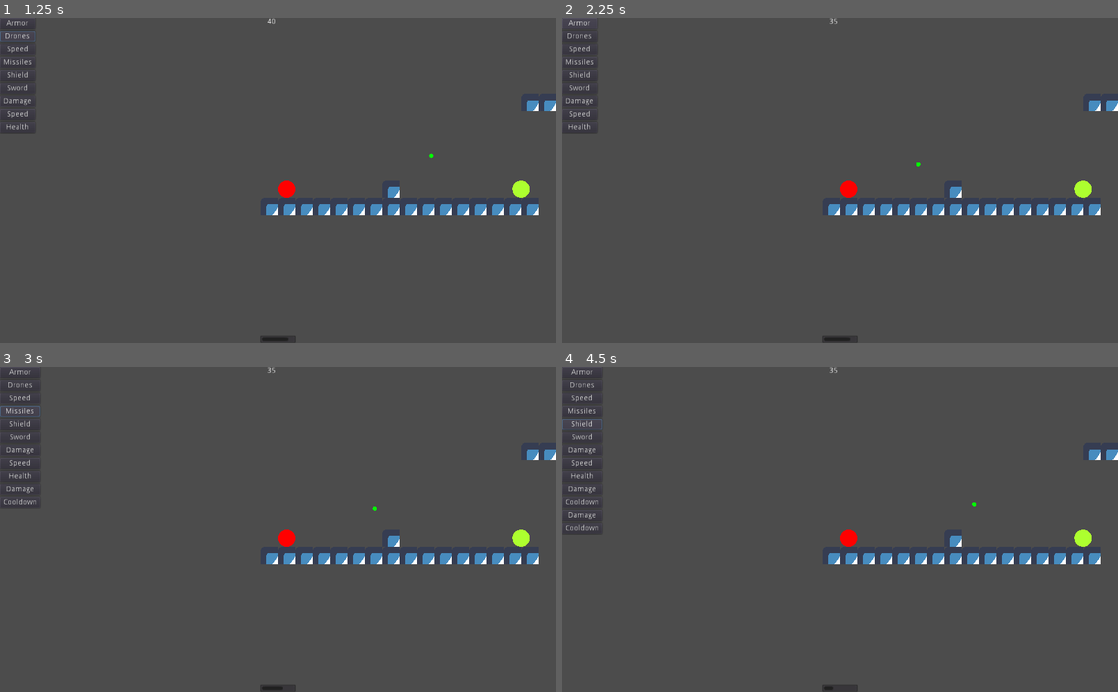
Above: before the commit, frames 1-4 (two rows, left to right).
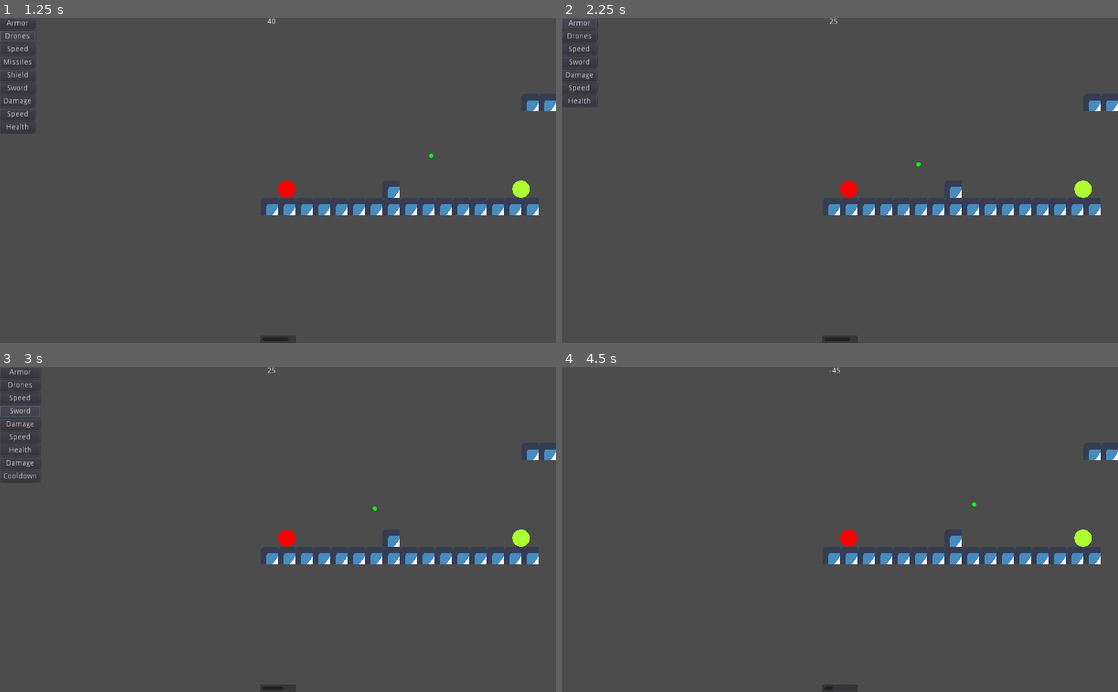
Above: after the commit, the same moments.

Repository: the-alex-g/Gears
Game: Godot game, scene res://Main/Main.tscn
Two runs of this game, one before a commit and one after it. Both use one fixed random seed, a clock stepped at 60 frames per second and the inputs below. The engine's default icon, where the game draws it, is replaced by a stand-in: a white triangle on a blue panel in a dark square.
Inputs (mouse positions are in pixels of both pictures, inside the frame that each line leads up to):
- Up to frame 1 (1.25 s): click "Drones" at 0.5 s
- Up to frame 2 (2.25 s): click "Speed" at 1.25 s; click "Armor" at 2 s
- Up to frame 3 (3 s): click (16, 412) at 2.75 s, where only the run before the commit has a clickable "Missiles"
- Up to frame 4 (4.5 s): click "Sword" at 3.5 s; click (584, 425) at 4.25 s, where only the run before the commit has a clickable "Shield"

Frame 1 is identical in both runs. In frame 2, 0.3% of the frame differs, in the area x 0-49%, y 0-36%; in frame 3, 0.3%; in frame 4, 0.6%, in the area x 0-50%, y 0-52%.

Commit message:
Add basic drone

Diff:
--- a/project/Enemy/Enemy.gd
+++ b/project/Enemy/Enemy.gd
@@ -21,6 +21,10 @@
 
 
 func _physics_process(_delta:float)->void:
+	# deploy drones
+	if _drones.equipped and _drones_deployed < MAX_DRONES and _can_deploy_drone:
+		_deploy_drone()
+
 	# get left/right movement
 	var horizontal = _direction * _speed
 
@@ -35,10 +39,6 @@
 	var movement = Vector2(horizontal, _current_vertical_speed)
 	# warning-ignore:return_value_discarded
 	move_and_slide(movement, Vector2.UP)
-
-	# change direction if necessary
-	if (is_on_wall() and (_target == null or not _is_target_reachable)) or not _turn_detector.is_colliding():
-		_direction *= -1
 
 	# AI function
 	if _target != null:
@@ -59,6 +59,10 @@
 
 		# update line-of-sight
 		_update_target_reachable()
+
+	# change direction if necessary
+	if (is_on_wall() and (_target == null or not _is_target_reachable)) or not _turn_detector.is_colliding():
+		_direction *= -1
 
 
 func generate(level := 1)->void:
@@ -132,6 +136,8 @@
 
 
 func _on_PlayerDetectionArea_body_entered(body:PhysicsBody2D)->void:
+	if body is Drone:
+		print("target drone")
 	_target = body
 
 
@@ -140,9 +146,10 @@
 	_is_target_reachable = false
 
 
-func _on_AttackArea_body_entered(_body:PhysicsBody2D)->void:
+func _on_AttackArea_body_entered(body:PhysicsBody2D)->void:
 	_is_target_in_range = true
-	_start_melee_cooldown()
+	if body is Player:
+		_start_melee_cooldown()
 
 
 func _on_AttackArea_body_exited(_body:PhysicsBody2D)->void:
--- a/project/Enemy/Enemy.tscn
+++ b/project/Enemy/Enemy.tscn
@@ -35,7 +35,7 @@
 unique_name_in_owner = true
 position = Vector2( 16, -16 )
 collision_layer = 0
-collision_mask = 2
+collision_mask = 18
 monitorable = false
 
 [node name="CollisionPolygon2D" type="CollisionShape2D" parent="Sprite/AttackArea"]
@@ -48,17 +48,17 @@
 
 [node name="PlayerDetectionArea" type="Area2D" parent="."]
 collision_layer = 0
-collision_mask = 2
+collision_mask = 18
 
 [node name="CollisionShape2D" type="CollisionShape2D" parent="PlayerDetectionArea"]
 position = Vector2( 16, 0 )
 shape = SubResource( 3 )
 
 [node name="MeleeCooldownTimer" type="Timer" parent="."]
-unique_name_in_owner = true
 
 [node name="RangedCooldownTimer" type="Timer" parent="."]
-unique_name_in_owner = true
+
+[node name="DroneDeployTimer" type="Timer" parent="."]
 
 [connection signal="body_entered" from="Sprite/AttackArea" to="." method="_on_AttackArea_body_entered"]
 [connection signal="body_exited" from="Sprite/AttackArea" to="." method="_on_AttackArea_body_exited"]
--- a/project/Main/HUD/UpgradeList.gd
+++ b/project/Main/HUD/UpgradeList.gd
@@ -41,7 +41,7 @@
 
 func _on_MovementUpgradeButton_pressed()->void:
 	_upgrades[Upgrades.MOVEMENT] += 1
-	emit_signal("upgrade_system", "movement", _upgrades[Upgrades.MOVEMENT] * UPGRADE_STEP)
+	emit_signal("upgrade_system", "movement", _upgrades[Upgrades.MOVEMENT] * UPGRADE_STEP, 0)
 
 
 func _on_RangedUpgradeButton_pressed()->void:
--- a/project/Player/Player.gd
+++ b/project/Player/Player.gd
@@ -1,3 +1,4 @@
+class_name Player
 extends Robot
 
 signal update_hud(parameter_name, new_value, new_max)
@@ -35,6 +36,10 @@
 		_melee_attack()
 	if Input.is_action_just_pressed("ranged") and _ranged.equipped and _can_attack_ranged:
 		_ranged_attack()
+
+	# drones
+	if Input.is_action_just_pressed("deploy_drones") and _drones.equipped and _can_deploy_drone and _drones_deployed < MAX_DRONES:
+		_deploy_drone()
 
 
 # custom hit function is needed to update the HUD after taking damage
--- a/project/Player/Player.tscn
+++ b/project/Player/Player.tscn
@@ -41,7 +41,7 @@
 position = Vector2( -12, -11 )
 
 [node name="MeleeCooldownTimer" type="Timer" parent="."]
-unique_name_in_owner = true
 
 [node name="RangedCooldownTimer" type="Timer" parent="."]
-unique_name_in_owner = true
+
+[node name="DroneDeployTimer" type="Timer" parent="."]
--- a/project/Robot/Ammo.tscn
+++ b/project/Robot/Ammo/Ammo.tscn
@@ -1,6 +1,6 @@
 [gd_scene load_steps=3 format=2]
 
-[ext_resource path="res://Robot/Ammo.gd" type="Script" id=1]
+[ext_resource path="res://Robot/Ammo/Ammo.gd" type="Script" id=1]
 
 [sub_resource type="CircleShape2D" id=1]
 radius = 4.0
--- /dev/null
+++ b/project/Robot/Drone/Drone.gd
@@ -0,0 +1,156 @@
+class_name Drone
+extends FallingObject
+
+signal destroyed
+
+const COOLDOWN_TIME := 1
+const MAX_DISTANCE_FROM_OWNER := 50
+const TERMINATION_DISTANCE := 400
+
+var good : bool setget _set_good
+var drone_owner : KinematicBody2D
+var damage : int
+var health : int
+var speed := 200
+var direction := 1
+var _is_target_in_range := false
+var _is_target_reachable := false
+var _target : KinematicBody2D setget _set_target
+var _can_attack := true
+
+onready var _attack_area = $"%AttackArea" as Area2D
+onready var _detection_area = $"%DetectionArea" as Area2D
+onready var _sprite = $"%Sprite" as Sprite
+onready var _turn_detector = $"%TurnDetector" as RayCast2D
+onready var _cooldown_timer = $CooldownTimer as Timer
+
+
+func _physics_process(_delta:float)->void:
+	if not drone_owner:
+		return
+	# move
+	var horizontal := speed * direction
+	var movement := Vector2(horizontal, _current_vertical_speed)
+	# warning-ignore:return_value_discarded
+	move_and_slide(movement, Vector2.UP)
+
+	if _target and _is_target_reachable:
+		# go towards target and attack
+		# warning-ignore:narrowing_conversion
+		direction = sign(_target.global_position.x - global_position.x)
+
+		if _is_target_in_range and _can_attack:
+			_attack()
+
+	else: # no reachable target
+		# stay near owner
+		var distance_from_owner := abs(global_position.x - drone_owner.global_position.x)
+		if distance_from_owner > MAX_DISTANCE_FROM_OWNER:
+			if sign(global_position.x - drone_owner.global_position.x) < 0:
+				direction = 1
+			else:
+				direction = -1
+
+		# if can't get to owner, explode
+		if distance_from_owner > TERMINATION_DISTANCE:
+			hit(health)
+
+	# change direction if necessary
+	if is_on_wall() and (_target == null or not _is_target_reachable):
+		direction *= -1
+	if not _turn_detector.is_colliding():
+		direction *= -1
+
+	# make sprite face proper direction
+	_sprite.scale.x = direction
+
+	if _target != null:
+		_update_target_reachable()
+
+
+func _attack()->void:
+	for body in _attack_area.get_overlapping_bodies():
+		if body.has_method("hit"):
+			body.hit(damage)
+	_start_attack_cooldown()
+
+
+func _start_attack_cooldown()->void:
+	_can_attack = false
+	_cooldown_timer.start(COOLDOWN_TIME)
+	yield(_cooldown_timer, "timeout")
+	_can_attack = true
+
+
+func _update_target_reachable()->void:
+	if _target == null:
+		return
+	var intersection := get_world_2d().direct_space_state.intersect_ray(_sprite.global_position, _target.get_global_position(), [self])
+	if intersection.size() > 0:
+		_is_target_reachable = intersection.collider == _target
+	else:
+		_is_target_reachable = false
+
+
+func hit(damage_dealt:int, send_signal:bool = true)->void:
+	health -= damage_dealt
+	if health <= 0:
+		if send_signal:
+			emit_signal("destroyed")
+		queue_free()
+
+
+func _on_AttackArea_body_entered(_body:PhysicsBody2D)->void:
+	_is_target_in_range = true
+
+
+func _on_AttackArea_body_exited(_body:PhysicsBody2D)->void:
+	_is_target_in_range = false
+
+
+func _on_DetectionArea_body_entered(body:PhysicsBody2D)->void:
+	if _target == null:
+		_set_target(body)
+
+
+func _on_DetectionArea_body_exited(_body:PhysicsBody2D)->void:
+	_set_target(null)
+
+
+func _on_owner_destroyed()->void:
+	hit(health, false)
+
+
+func _on_target_destroyed()->void:
+	_set_target(null)
+
+
+func _set_good(value:bool)->void:
+	good = value
+	# set collision masks to detect appropriate targets
+	if good:
+		_attack_area.set_collision_mask_bit(2, true)
+		_detection_area.set_collision_mask_bit(2, true)
+		set_collision_layer_bit(1, true)
+	else:
+		_attack_area.set_collision_mask_bit(1, true)
+		_detection_area.set_collision_mask_bit(1, true)
+		set_collision_layer_bit(2, true)
+
+
+func _set_target(value:KinematicBody2D)->void:
+	if value == null:
+		_is_target_reachable = false
+#		if good:
+#			var detectable_bodies = _detection_area.get_overlapping_bodies() as Array
+#			if detectable_bodies.size() > 0:
+#				_target = detectable_bodies[randi() % detectable_bodies.size()]
+	else:
+		# warning-ignore:return_value_discarded
+		if not value.is_connected("destroyed", self, "_on_target_destroyed"):
+			value.connect("destroyed", self, "_on_target_destroyed", [], CONNECT_ONESHOT)
+	_target = value
+
+
+func _draw()->void:
+	draw_circle(_sprite.position, 8, Color.yellow)
--- /dev/null
+++ b/project/Robot/Drone/Drone.tscn
@@ -0,0 +1,56 @@
+[gd_scene load_steps=5 format=2]
+
+[ext_resource path="res://Robot/Drone/Drone.gd" type="Script" id=1]
+
+[sub_resource type="CircleShape2D" id=1]
+radius = 8.0
+
+[sub_resource type="RectangleShape2D" id=2]
+extents = Vector2( 8, 8 )
+
+[sub_resource type="RectangleShape2D" id=3]
+extents = Vector2( 144, 16 )
+
+[node name="Drone" type="KinematicBody2D"]
+collision_layer = 16
+script = ExtResource( 1 )
+
+[node name="CollisionShape2D" type="CollisionShape2D" parent="."]
+position = Vector2( 16, 24 )
+shape = SubResource( 1 )
+
+[node name="Sprite" type="Sprite" parent="."]
+unique_name_in_owner = true
+position = Vector2( 16, 24 )
+
+[node name="AttackArea" type="Area2D" parent="Sprite"]
+unique_name_in_owner = true
+collision_layer = 0
+collision_mask = 0
+monitorable = false
+
+[node name="CollisionPolygon2D" type="CollisionShape2D" parent="Sprite/AttackArea"]
+position = Vector2( 16, 0 )
+shape = SubResource( 2 )
+
+[node name="TurnDetector" type="RayCast2D" parent="Sprite"]
+unique_name_in_owner = true
+position = Vector2( 9, 8 )
+enabled = true
+cast_to = Vector2( 0, 10 )
+
+[node name="CooldownTimer" type="Timer" parent="."]
+
+[node name="DetectionArea" type="Area2D" parent="."]
+unique_name_in_owner = true
+collision_layer = 0
+collision_mask = 0
+
+[node name="CollisionShape2D" type="CollisionShape2D" parent="DetectionArea"]
+position = Vector2( 16, 16 )
+shape = SubResource( 3 )
+
+[connection signal="body_entered" from="Sprite/AttackArea" to="." method="_on_AttackArea_body_entered"]
+[connection signal="body_exited" from="Sprite/AttackArea" to="." method="_on_AttackArea_body_exited"]
+[connection signal="body_entered" from="DetectionArea" to="." method="_on_DetectionArea_body_entered"]
+[connection signal="body_exited" from="DetectionArea" to="." method="_on_DetectionArea_body_exited"]
--- a/project/Robot/Robot.gd
+++ b/project/Robot/Robot.gd
@@ -1,12 +1,16 @@
 class_name Robot
 extends FallingObject
+
+signal destroyed
 
 enum WeaponPaths {DAMAGE, COOLDOWN}
 enum DronePaths {DAMAGE, SPEED, HEALTH}
 
 const RANGED_COOLDOWN_TIME := 1.0
 const MELEE_COOLDOWN_TIME := 1.0
+const DRONE_COOLDOWN_TIME := 1.0
 const COOLDOWN_STEP := 0.2
+const MAX_DRONES := 4
 
 export var is_player := false
 
@@ -20,10 +24,13 @@
 var _direction := 1
 var _can_attack_melee := true
 var _can_attack_ranged := true
+var _drones_deployed := 0
+var _can_deploy_drone := true
 
 onready var _firing_point = $"%FiringPoint" as Position2D
-onready var _melee_cooldown_timer = $"%MeleeCooldownTimer" as Timer
-onready var _ranged_cooldown_timer = $"%RangedCooldownTimer" as Timer
+onready var _melee_cooldown_timer = $MeleeCooldownTimer as Timer
+onready var _ranged_cooldown_timer = $RangedCooldownTimer as Timer
+onready var _drone_deploy_timer = $DroneDeployTimer as Timer
 onready var _melee_hit_area = $"%AttackArea" as Area2D
 onready var _sprite = $"%Sprite" as Sprite
 
@@ -36,6 +43,32 @@
 		_sprite.scale.x = 1
 
 
+func _deploy_drone()->void:
+	var drone = preload("res://Robot/Drone/Drone.tscn").instance() as Drone
+	_drones_deployed += 1
+	get_parent().add_child(drone)
+	_can_deploy_drone = false
+	# wait until drone is ready to set all its values
+	drone.drone_owner = self
+	drone.damage = _drones.get_strength(DronePaths.DAMAGE)
+	drone.health = _drones.get_strength(DronePaths.HEALTH)
+	drone.speed += _drones.get_strength(DronePaths.SPEED)
+	drone.position = global_position
+	#yield(drone, "ready")
+	drone.good = is_player
+	drone.connect("destroyed", self, "_on_drone_destroyed", [], CONNECT_ONESHOT)
+	# warning-ignore:return_value_discarded
+	connect("destroyed", drone, "_on_owner_destroyed", [], CONNECT_ONESHOT)
+	# start cooldown timer
+	_drone_deploy_timer.start(DRONE_COOLDOWN_TIME)
+	yield(_drone_deploy_timer, "timeout")
+	_can_deploy_drone = true
+
+
+func _on_drone_destroyed()->void:
+	_drones_deployed -= 1
+
+
 func _melee_attack()->void:
 	for body in _melee_hit_area.get_overlapping_bodies():
 		if body.has_method("hit"):
@@ -44,7 +77,7 @@
 
 
 func _ranged_attack()->void:
-	var ammo = preload("res://Robot/Ammo.tscn").instance() as KinematicBody2D
+	var ammo = preload("res://Robot/Ammo/Ammo.tscn").instance() as KinematicBody2D
 	ammo.direction.x *= _direction
 	ammo.position = _firing_point.global_position
 	ammo.good = is_player
@@ -69,9 +102,15 @@
 
 func hit(damage_dealt:int)->void:
 	if _shield.equipped:
+# warning-ignore:integer_division
 		damage_dealt = max(damage_dealt / _shield.get_strength(), 1)
 	_health -= damage_dealt
 	if _health <= 0:
 		_health = 0
+		emit_signal("destroyed")
 		queue_free()
 	print("ouch ", _health)
+
+
+func get_global_position()->Vector2:
+	return global_position + _sprite.position
--- a/project/project.godot
+++ b/project/project.godot
@@ -9,10 +9,20 @@
 config_version=4
 
 _global_script_classes=[ {
+"base": "FallingObject",
+"class": "Drone",
+"language": "GDScript",
+"path": "res://Robot/Drone/Drone.gd"
+}, {
 "base": "KinematicBody2D",
 "class": "FallingObject",
 "language": "GDScript",
 "path": "res://Robot/FallingObject.gd"
+}, {
+"base": "Robot",
+"class": "Player",
+"language": "GDScript",
+"path": "res://Player/Player.gd"
 }, {
 "base": "FallingObject",
 "class": "Robot",
@@ -25,7 +35,9 @@
 "path": "res://Robot/System.gd"
 } ]
 _global_script_class_icons={
+"Drone": "",
 "FallingObject": "",
+"Player": "",
 "Robot": "",
 "System": ""
 }
@@ -79,6 +91,12 @@
 , Object(InputEventJoypadButton,"resource_local_to_scene":false,"resource_name":"","device":0,"button_index":3,"pressure":0.0,"pressed":false,"script":null)
  ]
 }
+deploy_drones={
+"deadzone": 0.5,
+"events": [ Object(InputEventKey,"resource_local_to_scene":false,"resource_name":"","device":0,"alt":false,"shift":false,"control":false,"meta":false,"command":false,"pressed":false,"scancode":82,"physical_scancode":0,"unicode":0,"echo":false,"script":null)
+, Object(InputEventJoypadButton,"resource_local_to_scene":false,"resource_name":"","device":0,"button_index":1,"pressure":0.0,"pressed":false,"script":null)
+ ]
+}
 
 [layer_names]
 
@@ -86,6 +104,7 @@
 2d_physics/layer_2="Player"
 2d_physics/layer_3="Enemy"
 2d_physics/layer_4="Ammo"
+2d_physics/layer_5="Drones"
 
 [rendering]
 
Renamed: project/Robot/Ammo.gd -> project/Robot/Ammo/Ammo.gd
